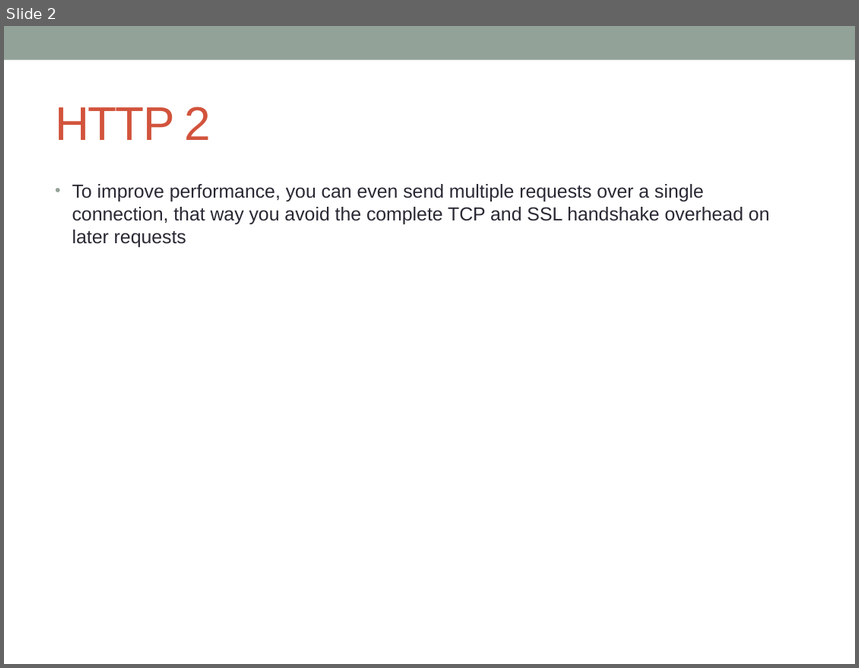
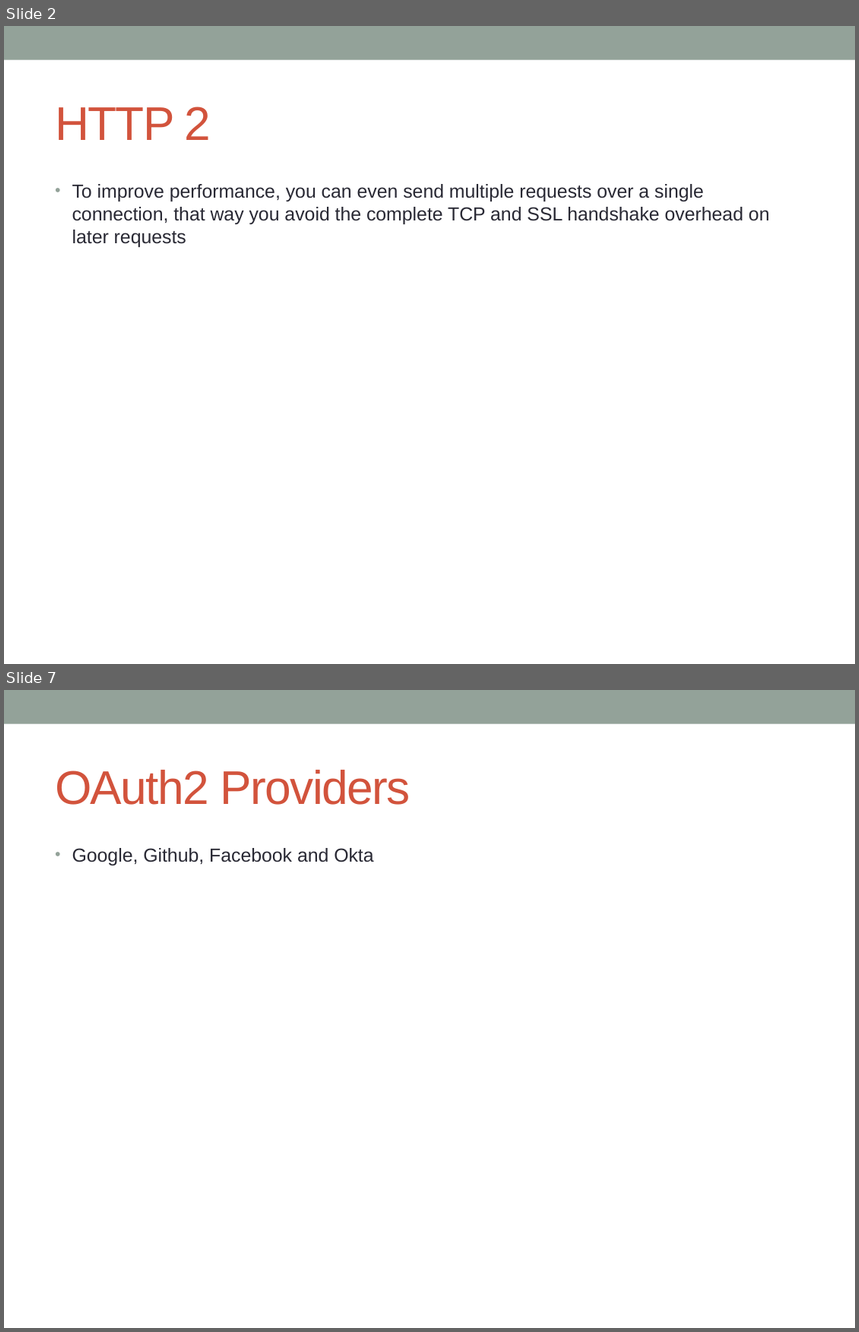
Before and after one commit to notionquest/ProjectDocumentation, a slide deck: RestFul.pptx. Shown one above the other, each under a label of ours: slide 2 before the commit, slides 2 and 7 after it; the slides between them are not shown. The pictures are 859x668 and 859x1332 pixels, drawn with LibreOffice and Linux fonts; fonts in the diff are those of the drawing. Boxes give left, top, right and bottom in pixels: in the first picture for what was removed or moved away, otherwise in the second. Text is boxed around its words. In the diff, an @@ line names an element or a change of style, - is before the commit and + after.

Commit message:
Oauth2 providers

```diff
--- a/RestFul.pptx
+++ b/RestFul.pptx
@@ slide 7 added at [4,690,855,1328], background #FFFFFF; not listed: 1 template element that a slide beside it also shows @@
@@ title added at [55,770,410,805], 40 pt, text #D2533C @@
+OAuth2 Providers
@@ text added at [72,848,373,866], 16 pt, text #292934 @@
+• Google, Github, Facebook and Okta
```
Also in this commit, not shown: 1 slide changed, 4 other slides added.
